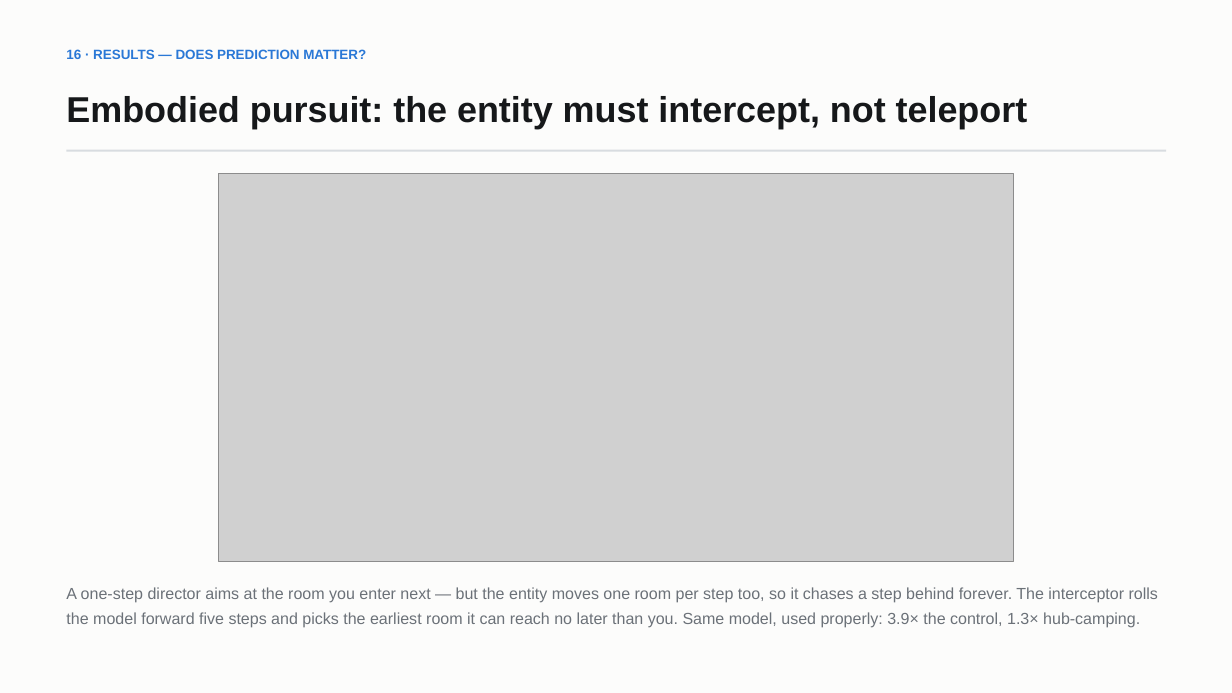
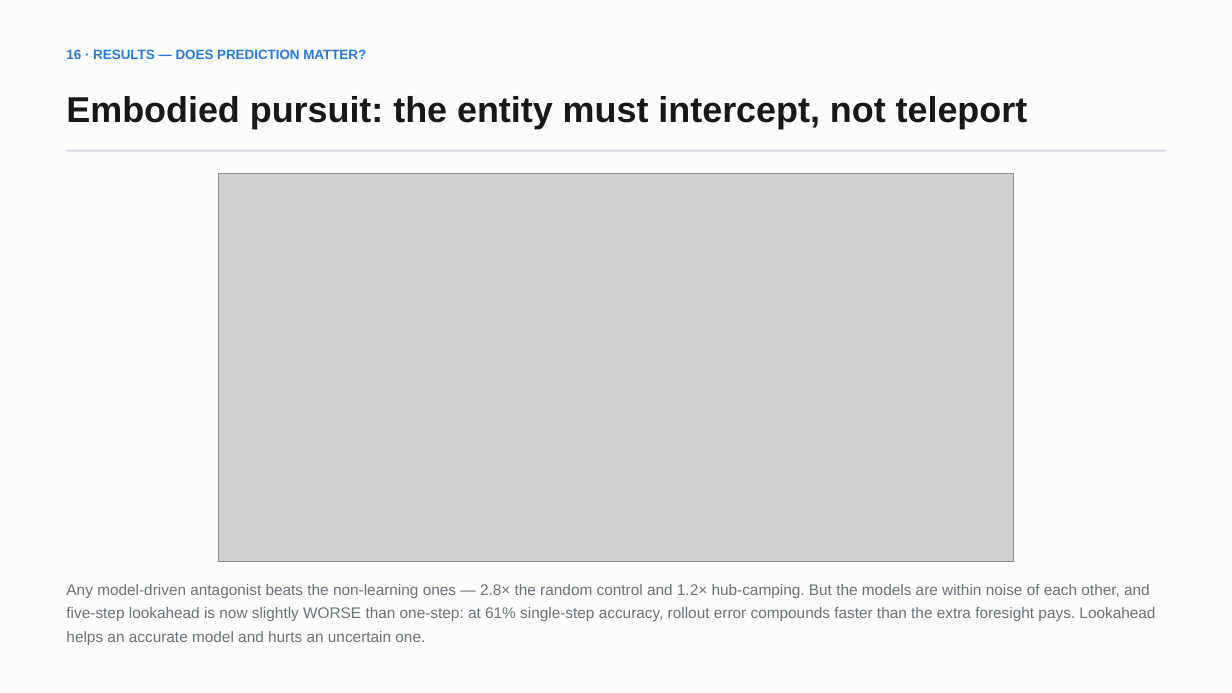
Before and after one commit to Sh1v4mKum4r/parity, a slide deck: slide 18 of docs/PARITY-review-deck.pptx. Drawn at 1232x693 pixels with LibreOffice and Linux fonts; fonts in the diff are those of the drawing; grey boxes stand for pictures. Boxes give left, top, right and bottom in pixels: in the first picture for what was removed or moved away, otherwise in the second. Text is boxed around its words. In the diff, an @@ line names an element or a change of style, - is before the commit and + after.

Commit message:
Correct the action space: staying is a legal choice at every window
The game runs on a facility-wide door clock -- lockdown, window, lockdown -- and at
each window the player may take a door OR decline to move. Every predictor, bot and
experiment assumed the candidate set was N(v); it is N(v) union {v}. Every previously
reported number was measured against a player forbidden from defending.

- Candidate sets corrected throughout; dwell is task-driven (players linger where
  there is something to record), not a uniform coin-flip
- EvasiveBot: a player built to beat the AI by declining 35% of windows
- E1 accuracy falls from 89.6% to 61.1% on the habitual player -- the old figure was
  inflated. Control stays clean at 27/26/27
- E8 (new, negative): evasion costs the model 4.7 points of accuracy but reduces
  capture risk by only 1.7%, because observation is perfect. Motivates door
  motion-sensors and partial observation as the next milestone
- Five-step lookahead now underperforms one-step: rollout error compounds at 61%
  single-step accuracy
- Test suite now asserts staying is actually exercised, and measures the confidence
  gate over the Director's real decision set
- Demo gains Hold position; report and deck record tiles, sensors, register and
  dangerous tasks as designed-not-built

```diff
--- a/docs/PARITY-review-deck.pptx
+++ b/docs/PARITY-review-deck.pptx
@@ text at box(66, 584, 1155, 645): text changed; size 12.5 to 12 pt @@
-A one-step director aims at the room you enter next — but the entity moves one room per step too, so it chases a step behind forever. The interceptor rolls the model forward five steps and picks the earliest room it can reach no later than you. Same model, used properly: 3.9× the control, 1.3× hub-camping.
+Any model-driven antagonist beats the non-learning ones — 2.8× the random control and 1.2× hub-camping. But the models are within noise of each other, and five-step lookahead is now slightly WORSE than one-step: at 61% single-step accuracy, rollout error compounds faster than the extra foresight pays. Lookahead helps an accurate model and hurts an uncertain one.
```
Also in this commit, not shown: 10 other slides changed, 1 slide added, 16 other files.
